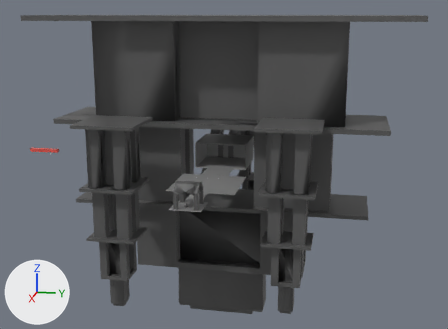
A saved change to the Blender file Resources/levels/editor2.blend.
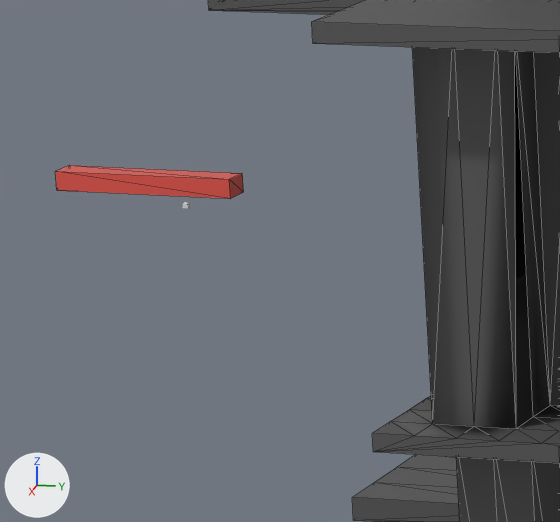
The first picture shows the older version from a camera (50 mm lens) standing at (1429.0, 281.0, 351.0) and looking at (-40.0, -12.0, -16.0). The close-ups show both versions on the part from 5% to 24% of the width and 37% to 62% of the height of that picture. Arrows for +X, +Y and +Z are at lower left; the lights stay in place. The close-ups show mesh edges as thin lines.

The first close-up shows 'Cube', '立方体.006', '立方体.014'.
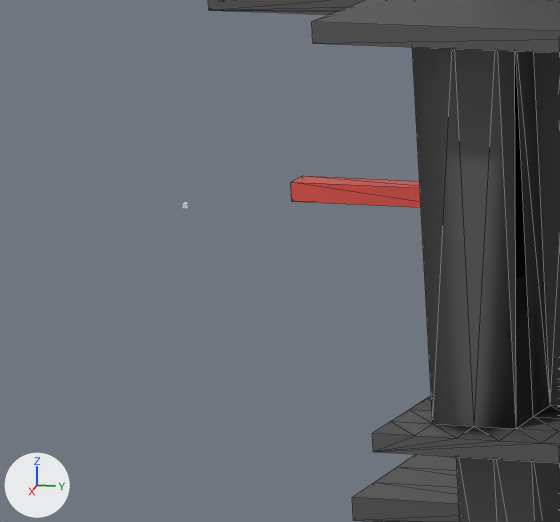
Boxes [x1, y1, x2, y2] around the edits, measured in the close-ups (560 x 522 px):
'Cube', moved (not visible afterwards)
    before: [55, 165, 244, 199]
'Cube.010', added (red)
    after: [291, 176, 421, 207]

Patch to the scene script:
```diff
--- a/Resources/levels/editor2.blend.py
+++ b/Resources/levels/editor2.blend.py
@@ img_tex_png_023 @@
+img_tex_png_023 = load_image('tex.png.023', '../cube/tex.png', 1024, 1024, 'sRGB')
@@ mat_material_001 @@
+mat_material_001 = principled_material('Material.001')
+mat_material_001.texture = img_tex_png_023
+mat_material_001.roughness = 0.4
@@ me_cube_005 @@
+me_cube_005.from_pydata(...)  # a box spanning x -1.0..1.0, y -1.0..1.0, z -1.0..1.0
+me_cube_005.materials.append(mat_material_001)  # picture img_tex_png_023
@@ ob_cube @@
 ob_cube = bpy.data.objects.new('Cube', me_cube_008)
-ob_cube.location = (-23.6, -482.8, 3.2)
+ob_cube.location = (-23.6, 2.2, 3.2)
 ob_cube.scale = (5.81, 37.4, -3.9)
@@ ob_cube_010 @@
+ob_cube_010 = bpy.data.objects.new('Cube.010', me_cube_005)
+ob_cube_010.location = (-23.6, -382.0, 3.2)
+ob_cube_010.scale = (5.81, 37.4, -3.9)
```
